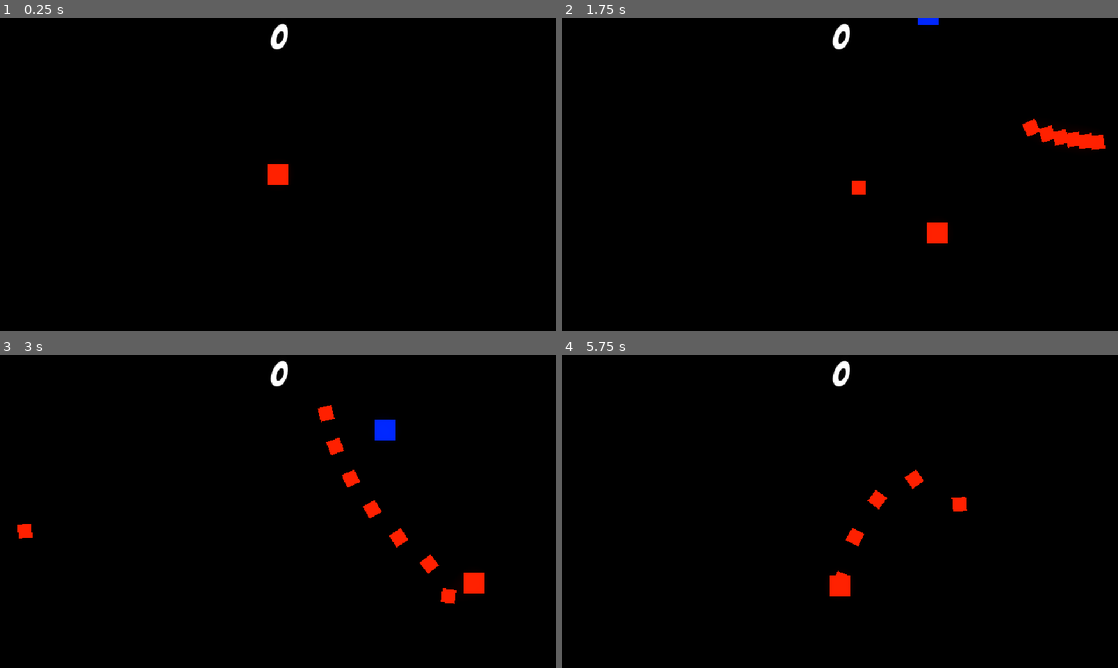
Above: before the commit, frames 1-4 (two rows, left to right).
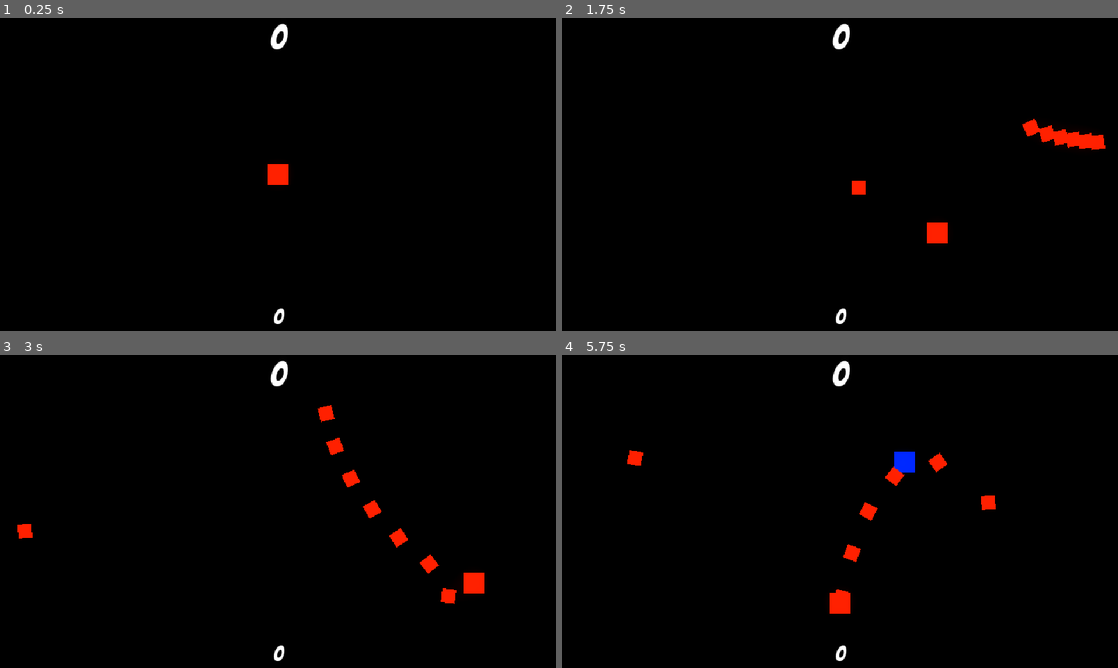
Above: after the commit, the same moments.

Repository: deoshreyas/Survive-The-Waves
Game: Godot game, scene res://Scenes/world.tscn
The game is run twice, just before and just after one commit, with the same random seed, the same clock (stepped at 60 frames per second) and the same inputs.
Inputs (mouse positions are in pixels of both pictures, inside the frame that each line leads up to):
- Up to frame 1 (0.25 s): no input
- Up to frame 2 (1.75 s): tap Enter at 0.5 s; move the mouse to (962, 158) at 0.52 s; press the mouse at (962, 158) at 0.53 s; hold Right (btn_right) 0.53-1.28 s; move the mouse to (728, 190) at 1.27 s; release the mouse at (728, 190) at 1.28 s; hold Down (btn_down) from 1.28 s (still down); click (728, 190) at 1.35 s
- Up to frame 3 (3 s): move the mouse to (333, 442) at 2.02 s; release Down (btn_down) at 2.03 s; press the mouse at (333, 442) at 2.03 s; hold Right (btn_right) 2.03-2.78 s; move the mouse to (250, 574) at 2.77 s; release the mouse at (250, 574) at 2.78 s; hold Up (btn_up) from 2.78 s (still down); click (250, 574) at 2.85 s
- Up to frame 4 (5.75 s): move the mouse to (1006, 558) at 3.52 s; release Up (btn_up) at 3.53 s; press the mouse at (1006, 558) at 3.53 s; hold Left (btn_left) 3.53-5.03 s; move the mouse to (673, 464) at 4.27 s; release the mouse at (673, 464) at 4.28 s; click (673, 464) at 4.35 s; move the mouse to (867, 511) at 5.02 s; press the mouse at (867, 511) at 5.03 s; hold Down (btn_down) from 5.03 s (still down)

The runs differ from the first frame. In frame 1, less than 0.1% of the frame differs, in the area x 49-52%, y 92-98%; in frame 2, 0.1%; in frame 3, 0.3%; in frame 4, 1.8%, in the area x 11-78%, y 30-98%.

Commit message:
Add Hi Score system, Add camera shakes, Fix bugs in Enemy spawning

Diff:
--- a/Scenes/world.tscn
+++ b/Scenes/world.tscn
@@ -1,15 +1,20 @@
-[gd_scene load_steps=6 format=3 uid="uid://b57vpcqkq5kch"]
+[gd_scene load_steps=9 format=3 uid="uid://b57vpcqkq5kch"]
 
 [ext_resource type="Script" path="res://Scripts/World.gd" id="1_0b8ds"]
 [ext_resource type="PackedScene" uid="uid://4kwm1cpaveqp" path="res://Scenes/player.tscn" id="2_t0bxp"]
 [ext_resource type="FontFile" uid="uid://0067x8byqdmo" path="res://Fonts/Font.ttf" id="3_c0450"]
 [ext_resource type="Script" path="res://Scripts/Score.gd" id="4_i1av2"]
+[ext_resource type="Script" path="res://Scripts/Camera.gd" id="5_5kbm0"]
+[ext_resource type="Script" path="res://Scripts/HiScore.gd" id="5_gnfme"]
 
 [sub_resource type="Environment" id="Environment_qcooc"]
 background_mode = 3
 glow_enabled = true
 glow_bloom = 0.25
 glow_blend_mode = 0
+
+[sub_resource type="LabelSettings" id="LabelSettings_6pf4p"]
+font_size = 25
 
 [node name="World" type="Node2D"]
 script = ExtResource("1_0b8ds")
@@ -21,6 +26,11 @@
 environment = SubResource("Environment_qcooc")
 
 [node name="EnemySpawnTimer" type="Timer" parent="."]
+wait_time = 3.0
+autostart = true
+
+[node name="DifficultyTimer" type="Timer" parent="."]
+wait_time = 5.0
 autostart = true
 
 [node name="UINode" type="Node2D" parent="."]
@@ -44,4 +54,31 @@
 horizontal_alignment = 1
 script = ExtResource("4_i1av2")
 
+[node name="HiScore" type="Label" parent="UINode/HUD"]
+layout_mode = 1
+anchors_preset = 12
+anchor_top = 1.0
+anchor_right = 1.0
+anchor_bottom = 1.0
+offset_top = -31.0
+grow_horizontal = 2
+grow_vertical = 0
+theme_override_colors/font_outline_color = Color(0, 0, 0, 1)
+theme_override_constants/outline_size = 5
+theme_override_fonts/font = ExtResource("3_c0450")
+theme_override_font_sizes/font_size = 40
+text = "999"
+label_settings = SubResource("LabelSettings_6pf4p")
+horizontal_alignment = 1
+script = ExtResource("5_gnfme")
+
+[node name="Camera2D" type="Camera2D" parent="."]
+position = Vector2(320, 180)
+script = ExtResource("5_5kbm0")
+
+[node name="ScreenShakeTimer" type="Timer" parent="Camera2D"]
+one_shot = true
+
 [connection signal="timeout" from="EnemySpawnTimer" to="." method="_on_enemy_spawn_timer_timeout"]
+[connection signal="timeout" from="DifficultyTimer" to="." method="_on_difficulty_timer_timeout"]
+[connection signal="timeout" from="Camera2D/ScreenShakeTimer" to="Camera2D" method="_on_screen_shake_timer_timeout"]
--- /dev/null
+++ b/Scripts/Camera.gd
@@ -0,0 +1,27 @@
+extends Camera2D
+
+var screen_shake_start = false
+var shake_intensity = 0
+
+func _ready():
+	Global.camera = self
+
+func _exit_tree():
+	Global.camera = null
+
+func _process(delta):
+	zoom = lerp(zoom, Vector2(1, 1), 0.3)
+	if screen_shake_start:
+		global_position += Vector2(randi_range(-shake_intensity, shake_intensity), randi_range(-shake_intensity, shake_intensity)) * delta
+	else:
+		global_position = lerp(global_position, Vector2(320, 180), 0.3)
+
+func screen_shake(intensity, time):
+	zoom = Vector2(1, 1) - Vector2(intensity*0.0015, intensity*0.0015)
+	shake_intensity = intensity
+	$ScreenShakeTimer.wait_time = time
+	$ScreenShakeTimer.start()
+	screen_shake_start = true
+
+func _on_screen_shake_timer_timeout():
+	screen_shake_start = false
--- /dev/null
+++ b/Scripts/HiScore.gd
@@ -0,0 +1,8 @@
+extends Label
+
+func _ready():
+	text = str(Global.hi_score)
+
+func _process(_delta):
+	if Global.score > Global.hi_score:
+		Global.hi_score = Global.score
--- a/Scripts/World.gd
+++ b/Scripts/World.gd
@@ -14,3 +14,7 @@
 	while enemy_pos.x<640 and enemy_pos.x>-80 and enemy_pos.y<360 and enemy_pos.y>-45:
 		enemy_pos = Vector2(randi_range(-160, 670), randi_range(-90, 390))
 	Global.instance_node(enemy, enemy_pos, self)
+
+func _on_difficulty_timer_timeout():
+	if $EnemySpawnTimer.wait_time > 0.5:
+		$EnemySpawnTimer.wait_time -= 0.1
--- a/Scripts/enemy.gd
+++ b/Scripts/enemy.gd
@@ -16,6 +16,8 @@
 		velocity = lerp(velocity, Vector2.ZERO, 0.3)
 	global_position += velocity * SPEED * delta
 	if hp<=0:
+		if Global.camera!=null:
+			Global.camera.screen_shake(80, 0.2)
 		if Global.node_creation_parent!=null:
 			var blood_particles_instance = Global.instance_node(blood_particles, global_position, Global.node_creation_parent)
 			blood_particles_instance.rotation = velocity.angle()
--- a/Scripts/global.gd
+++ b/Scripts/global.gd
@@ -4,6 +4,9 @@
 var player = null
 
 var score = 0
+var hi_score = 0
+
+var camera = null
 
 func instance_node(node, location, parent):
 	var node_instance = node.instantiate()
